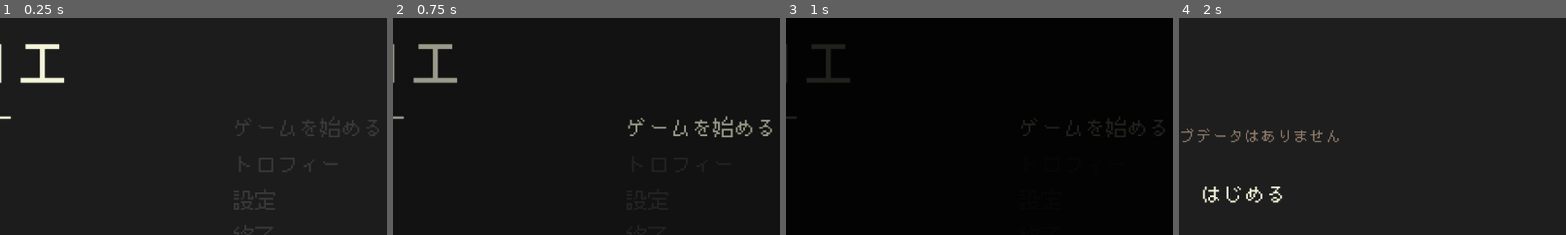
Above: before the commit, frames 1-4 (left to right).
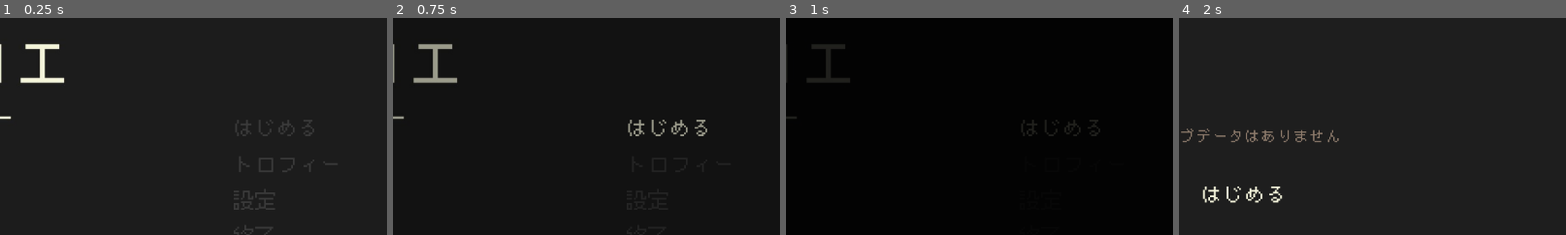
Above: after the commit, the same moments.

Repository: azukigame-s/kiminokoe
Game: Godot game, scene res://scenes/title_scene.tscn
Two runs of this game, one before a commit and one after it. Both use one fixed random seed, a clock stepped at 60 frames per second and the inputs below.
Inputs:
- Up to frame 1 (0.25 s): no input
- Up to frame 2 (0.75 s): click "ゲームを始める" (after the commit: "はじめる") at 0.5 s
- Up to frame 3 (1 s): no input
- Up to frame 4 (2 s): click "はじめる" at 1.25 s
The pictures show only the part of the screen within x 42-91%, y 15-65%; the shares and areas given below are measured in that part.

The runs differ from the first frame. In frame 1, 0.5% of the frame differs, in the area x 60-98%, y 45-55%; in frame 2, 1.1%; in frame 3, 0.5%; in frame 4, nothing differs.

Commit message:
💄 設定画面のデザイン調整

Diff:
--- a/scripts/settings_scene.gd
+++ b/scripts/settings_scene.gd
@@ -151,10 +151,10 @@
 	panel.size_flags_horizontal = Control.SIZE_EXPAND_FILL
 
 	var style = StyleBoxFlat.new()
-	style.content_margin_left = 12
-	style.content_margin_right = 12
-	style.content_margin_top = 6
-	style.content_margin_bottom = 6
+	style.content_margin_left = 16
+	style.content_margin_right = 16
+	style.content_margin_top = 10
+	style.content_margin_bottom = 10
 	style.corner_radius_top_right = 2
 	style.corner_radius_bottom_right = 2
 	style.bg_color = UIConstants.COLOR_ENTRY_BG
@@ -164,7 +164,8 @@
 	panel.add_theme_stylebox_override("panel", style)
 
 	var hbox = HBoxContainer.new()
-	hbox.add_theme_constant_override("separation", 10)
+	hbox.add_theme_constant_override("separation", 16)
+	hbox.alignment = BoxContainer.ALIGNMENT_CENTER
 	panel.add_child(hbox)
 
 	var font_size = UIConstants.FONT_SIZE_BUTTON_NORMAL
@@ -174,9 +175,7 @@
 	name_label.text = label_text
 	name_label.add_theme_font_size_override("font_size", font_size)
 	name_label.add_theme_color_override("font_color", UIConstants.COLOR_TEXT_PRIMARY)
-	# ラベルの幅を画面の30%に設定
-	var viewport_size = get_viewport().get_visible_rect().size
-	name_label.custom_minimum_size.x = viewport_size.x * 0.3
+	name_label.custom_minimum_size.x = 160
 	hbox.add_child(name_label)
 
 	# コントロール
@@ -187,7 +186,9 @@
 		slider.max_value = 0.2
 		slider.step = 0.01
 		slider.size_flags_horizontal = Control.SIZE_EXPAND_FILL
+		slider.custom_minimum_size.y = 24
 		slider.value_changed.connect(_on_text_speed_changed)
+		_style_slider(slider)
 		text_speed_slider = slider
 		hbox.add_child(slider)
 
@@ -207,7 +208,9 @@
 		slider.max_value = 1.0
 		slider.step = 0.1
 		slider.size_flags_horizontal = Control.SIZE_EXPAND_FILL
+		slider.custom_minimum_size.y = 24
 		slider.value_changed.connect(_on_master_volume_changed)
+		_style_slider(slider)
 		master_volume_slider = slider
 		hbox.add_child(slider)
 
@@ -221,14 +224,11 @@
 		hbox.add_child(value_label)
 
 	elif setting_key == "window_mode":
-		# 現在の選択を表示するボタン（クリックで次の選択肢に切り替え）
 		var mode_button = Button.new()
 		mode_button.name = "WindowModeButton"
 		mode_button.size_flags_horizontal = Control.SIZE_EXPAND_FILL
-		mode_button.add_theme_font_size_override("font_size", font_size)
-		mode_button.add_theme_color_override("font_color", UIConstants.COLOR_TEXT_PRIMARY)
 		mode_button.pressed.connect(_on_window_mode_clicked)
-		_style_toggle_button(mode_button)
+		UIStyleHelper.style_menu_button(mode_button)
 		window_mode_button = mode_button
 		hbox.add_child(mode_button)
 
@@ -247,62 +247,40 @@
 
 	# 適用ボタン
 	apply_button = Button.new()
-	apply_button.text = "適用"
-	apply_button.custom_minimum_size = UIConstants.BUTTON_MIN_SIZE_NORMAL
+	apply_button.text = "適用する"
 	apply_button.pressed.connect(_on_apply_button_pressed)
-	_style_button(apply_button)
+	UIStyleHelper.style_title_button(apply_button)
+	apply_button.alignment = HORIZONTAL_ALIGNMENT_CENTER
 	button_container.add_child(apply_button)
 
-## ボタンのスタイル設定
-func _style_button(button: Button):
-	button.add_theme_font_size_override("font_size", UIConstants.FONT_SIZE_BUTTON_NORMAL)
-	button.add_theme_color_override("font_color", UIConstants.COLOR_TEXT_PRIMARY)
-
-	var style_normal = StyleBoxFlat.new()
-	style_normal.bg_color = UIConstants.COLOR_BG_BUTTON
-	style_normal.border_width_left = 2
-	style_normal.border_width_top = 2
-	style_normal.border_width_right = 2
-	style_normal.border_width_bottom = 2
-	style_normal.border_color = UIConstants.COLOR_BORDER_NORMAL
-	style_normal.corner_radius_top_left = 2
-	style_normal.corner_radius_top_right = 2
-	style_normal.corner_radius_bottom_left = 2
-	style_normal.corner_radius_bottom_right = 2
-	button.add_theme_stylebox_override("normal", style_normal)
-
-	var style_hover = style_normal.duplicate()
-	style_hover.bg_color = UIConstants.COLOR_BG_BUTTON_HOVER
-	style_hover.border_color = UIConstants.COLOR_BORDER_HOVER
-	button.add_theme_stylebox_override("hover", style_hover)
-
-	var style_pressed = style_hover.duplicate()
-	style_pressed.bg_color = UIConstants.COLOR_BG_BUTTON
-	button.add_theme_stylebox_override("pressed", style_pressed)
-
-## トグルボタンのスタイル設定（小さなボタン用）
-func _style_toggle_button(button: Button):
-	var style_normal = StyleBoxFlat.new()
-	style_normal.bg_color = UIConstants.COLOR_BG_BUTTON
-	style_normal.border_width_left = 1
-	style_normal.border_width_top = 1
-	style_normal.border_width_right = 1
-	style_normal.border_width_bottom = 1
-	style_normal.border_color = UIConstants.COLOR_BORDER_NORMAL
-	style_normal.corner_radius_top_left = 2
-	style_normal.corner_radius_top_right = 2
-	style_normal.corner_radius_bottom_left = 2
-	style_normal.corner_radius_bottom_right = 2
-	button.add_theme_stylebox_override("normal", style_normal)
-
-	var style_hover = style_normal.duplicate()
-	style_hover.bg_color = UIConstants.COLOR_BG_BUTTON_HOVER
-	style_hover.border_color = UIConstants.COLOR_BORDER_HOVER
-	button.add_theme_stylebox_override("hover", style_hover)
-
-	var style_pressed = style_hover.duplicate()
-	style_pressed.bg_color = UIConstants.COLOR_BG_BUTTON
-	button.add_theme_stylebox_override("pressed", style_pressed)
+## スライダーの和風スタイル設定
+func _style_slider(slider: HSlider):
+	# トラック（背景線）— 丁子茶の薄い線
+	var track_style = StyleBoxFlat.new()
+	track_style.bg_color = Color(UIConstants.COLOR_SUB_ACCENT, 0.3)
+	track_style.content_margin_top = 4
+	track_style.content_margin_bottom = 4
+	track_style.corner_radius_top_left = 2
+	track_style.corner_radius_top_right = 2
+	track_style.corner_radius_bottom_left = 2
+	track_style.corner_radius_bottom_right = 2
+	slider.add_theme_stylebox_override("slider", track_style)
+
+	# 選択済み部分 — 赤銅
+	var fill_style = StyleBoxFlat.new()
+	fill_style.bg_color = Color(UIConstants.COLOR_ACCENT, 0.6)
+	fill_style.content_margin_top = 4
+	fill_style.content_margin_bottom = 4
+	fill_style.corner_radius_top_left = 2
+	fill_style.corner_radius_top_right = 2
+	fill_style.corner_radius_bottom_left = 2
+	fill_style.corner_radius_bottom_right = 2
+	slider.add_theme_stylebox_override("grabber_area", fill_style)
+
+	# ホバー時 — 赤銅を強調
+	var highlight_style = fill_style.duplicate()
+	highlight_style.bg_color = Color(UIConstants.COLOR_ACCENT, 0.85)
+	slider.add_theme_stylebox_override("grabber_area_highlight", highlight_style)
 
 # 設定値をUIに反映
 func _apply_settings_to_ui():
--- a/scripts/title_scene.gd
+++ b/scripts/title_scene.gd
@@ -59,7 +59,7 @@
 # ボタンのセットアップ
 func _setup_buttons():
 	if start_button:
-		start_button.text = "ゲームを始める"
+		start_button.text = "はじめる"
 		start_button.pressed.connect(_on_start_button_pressed)
 		UIStyleHelper.style_title_button(start_button)
 
